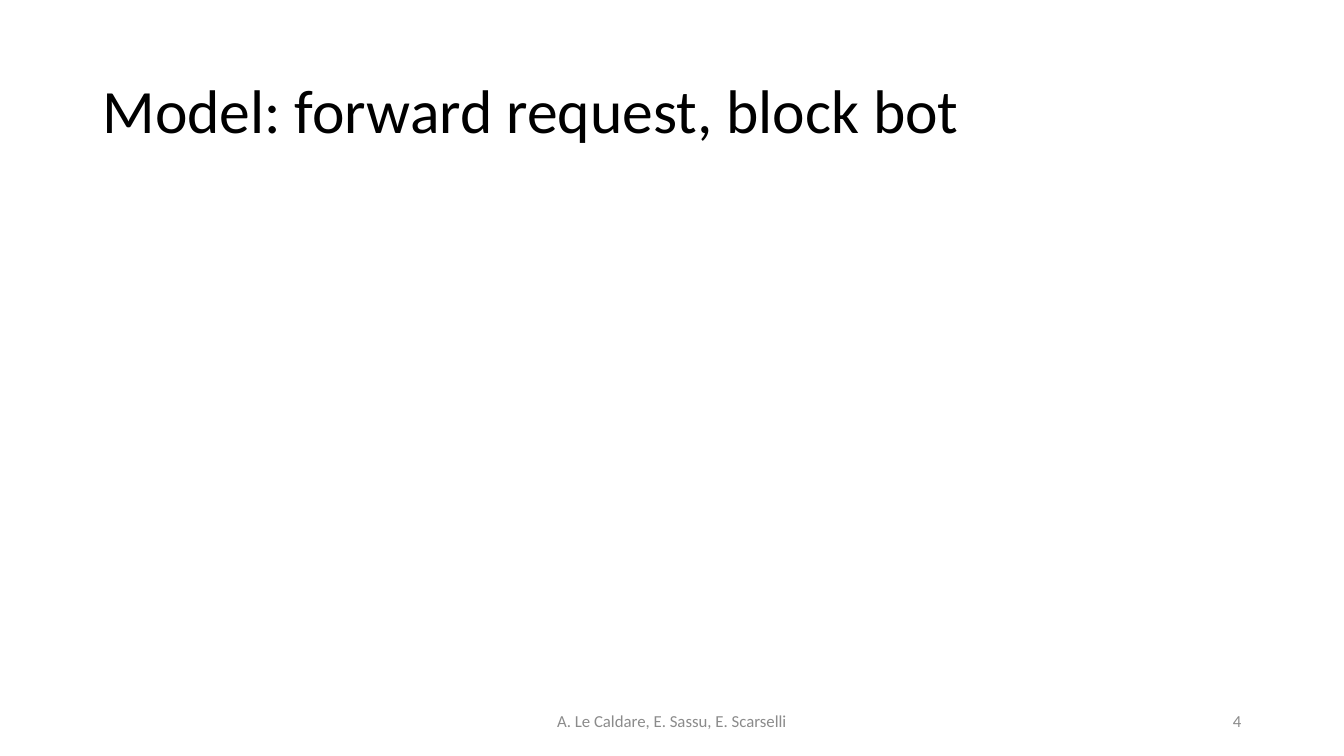
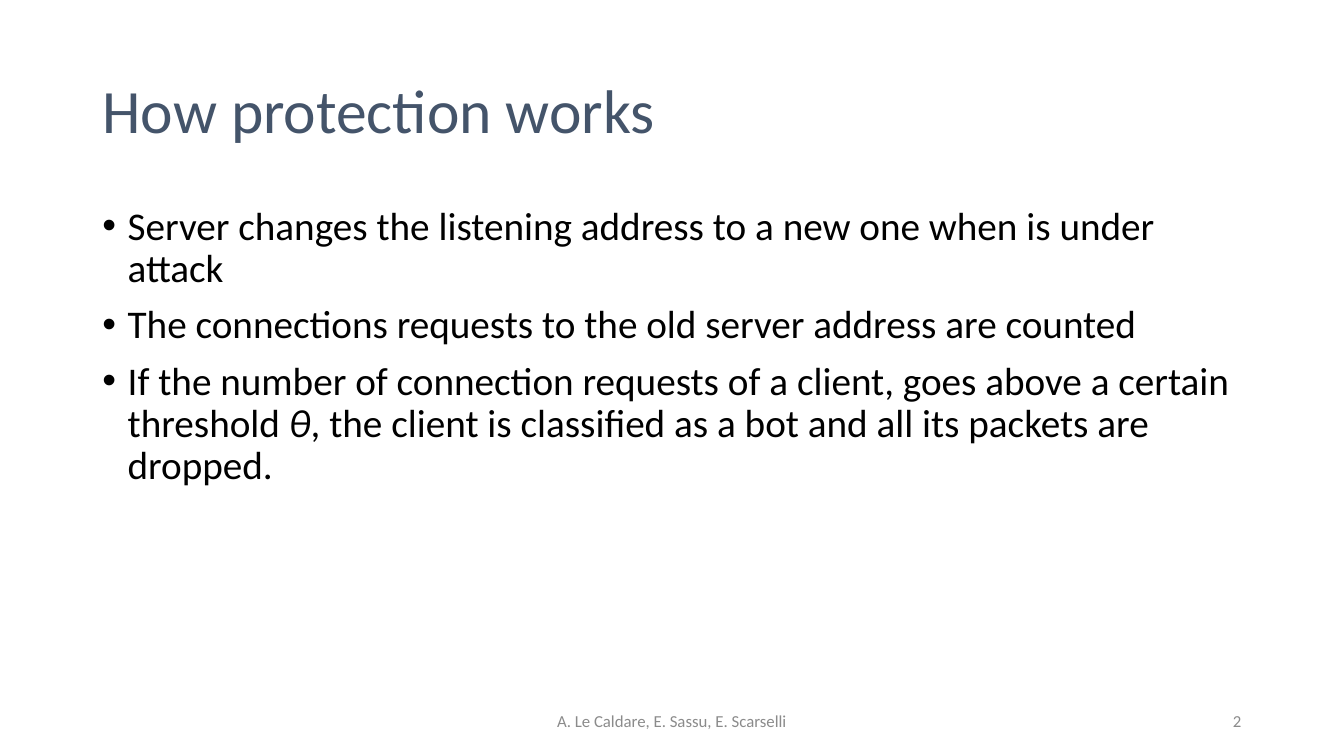
Before and after one commit to psoftware/ddosdefence-floodlight-controller, a slide deck: slide 2 of Docs/DDoSDefence.pptx (slide 4 before the commit). Drawn at 1344x756 pixels with LibreOffice and Linux fonts; fonts in the diff are those of the drawing. Boxes give left, top, right and bottom in pixels: in the first picture for what was removed or moved away, otherwise in the second. Text is boxed around its words. In the diff, an @@ line names an element or a change of style, - is before the commit and + after.

```diff
--- a/Docs/DDoSDefence.pptx
+++ b/Docs/DDoSDefence.pptx
@@ title at <box>102,90,655,143</box>: text changed; text colour #000000 to #44546A @@
-Model: forward request, block bot
+How protection works
@@ text added at <box>128,212,1229,486</box>, 28 pt, text #000000 @@
+• Server changes the listening address to a new one when is under attack
+• The connections requests to the old server address are counted
+• If the number of connection requests of a client, goes above a certain threshold θ, the client is classified as a bot and all its packets are dropped.
@@ page number at <box>1233,716,1241,727</box>: text changed @@
-4
+2
```
Also in this commit, not shown: 4 other slides changed, 1 slide added, 1 other file.
